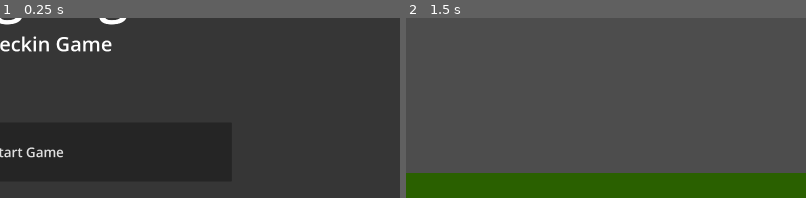
Above: before the commit, frames 1-2 (left to right).
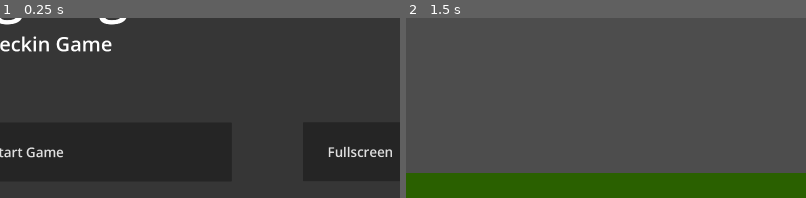
Above: after the commit, the same moments.

Repository: singerbj/bag-tag
Game: Godot game, scene res://scenes/Main.tscn
The game is run twice, just before and just after one commit, with the same random seed, the same clock (stepped at 60 frames per second) and the same inputs.
Inputs (mouse positions are % of the whole screen's width and height, from its top left):
- Up to frame 1 (0.25 s): no input
- Up to frame 2 (1.5 s): click "Start Game" at 0.5 s; tap Enter at 1.25 s; move the mouse to (72, 45) at 1.27 s; hold Right (ui_right) from 1.28 s (still down); click (72, 45) at 1.42 s
The pictures show only the part of the screen within x 47-97%, y 50-100%; the shares and areas given below are measured in that part.

The runs differ from the first frame. In frame 1, 0.4% of the frame differs, in the area x 82-98%, y 71-78%; in frame 2, nothing differs.

Commit message:
added a fullscreen button

Diff:
--- a/scenes/SettingsScreen.tscn
+++ b/scenes/SettingsScreen.tscn
@@ -20,10 +20,10 @@
 
 [node name="RichTextLabel" type="RichTextLabel" parent="."]
 layout_mode = 0
-offset_left = 1125.0
-offset_top = 481.0
-offset_right = 1926.0
-offset_bottom = 806.0
+offset_left = 1119.0
+offset_top = 119.0
+offset_right = 1920.0
+offset_bottom = 444.0
 theme = SubResource("Theme_2y1c4")
 text = "Settings"
 
@@ -56,3 +56,11 @@
 theme = SubResource("Theme_5w2xa")
 text = "Exit
 "
+
+[node name="FullscreenButton" type="Button" parent="."]
+offset_left = 1281.0
+offset_top = 620.0
+offset_right = 1711.0
+offset_bottom = 841.0
+theme = SubResource("Theme_lwxtk")
+text = "Fullscreen"
--- a/scenes/TitleScreen.tscn
+++ b/scenes/TitleScreen.tscn
@@ -12,6 +12,9 @@
 default_font_size = 50
 
 [sub_resource type="Theme" id="Theme_c5gma"]
+default_font_size = 50
+
+[sub_resource type="Theme" id="Theme_py6c5"]
 default_font_size = 50
 
 [node name="TitleScreen" type="Panel"]
@@ -77,3 +80,11 @@
 theme = SubResource("Theme_c5gma")
 text = "Settings
 "
+
+[node name="FullscreenButton" type="Button" parent="."]
+offset_left = 2537.0
+offset_top = 1068.0
+offset_right = 2967.0
+offset_bottom = 1289.0
+theme = SubResource("Theme_py6c5")
+text = "Fullscreen"
--- a/scripts/main.gd
+++ b/scripts/main.gd
@@ -22,10 +22,12 @@
 	$TitleScreen/SettingsButton.connect("pressed", self._on_settings_button_pressed)
 	$TitleScreen/HelpButton.connect("pressed", self._on_help_button_pressed)
 	$TitleScreen/ExitButton.connect("pressed", self._on_exit_button_pressed)
+	$TitleScreen/FullscreenButton.connect("pressed", self._on_fullscreen_button_pressed)
 
 	$SettingsScreen/BackButton.connect("pressed", self._on_settings_back_button_pressed)
 	$SettingsScreen/HelpButton.connect("pressed", self._on_help_button_pressed)
 	$SettingsScreen/ExitButton.connect("pressed", self._on_exit_button_pressed)
+	$SettingsScreen/FullscreenButton.connect("pressed", self._on_fullscreen_button_pressed)
 
 	$HelpScreen/BackButton.connect("pressed", self._on_help_back_button_pressed)
 
@@ -33,6 +35,10 @@
 
 	$GameOverScreen/ExitButton.connect("pressed", self._on_exit_button_pressed)
 	$GameOverScreen/PlayAgainButton.connect("pressed", self._on_play_again_pressed)
+
+#func _unhandled_input(event: InputEvent) -> void:
+	#DisplayServer.window_set_mode(DisplayServer.WINDOW_MODE_WINDOWED)
+	#DisplayServer.window_set_mode(DisplayServer.WINDOW_MODE_FULLSCREEN)
 
 func _on_start_game_button_pressed() -> void:
 	print("_on_start_game_button_pressed")
@@ -51,6 +57,14 @@
 func _on_exit_button_pressed() -> void:
 	print("_on_exit_button_pressed")
 	get_tree().quit()
+
+func _on_fullscreen_button_pressed() -> void:
+	print("_on_fullscreen_button_pressed")
+
+	if DisplayServer.window_get_mode() == DisplayServer.WINDOW_MODE_WINDOWED:
+		DisplayServer.window_set_mode(DisplayServer.WINDOW_MODE_FULLSCREEN)
+	else:
+		DisplayServer.window_set_mode(DisplayServer.WINDOW_MODE_WINDOWED)
 
 func _on_settings_back_button_pressed() -> void:
 	print("_on_settings_back_button_pressed")
Not shown, changed: export_presets.cfg
Not shown: 1 places in scenes/TitleScreen.tscn that only renumber resources
